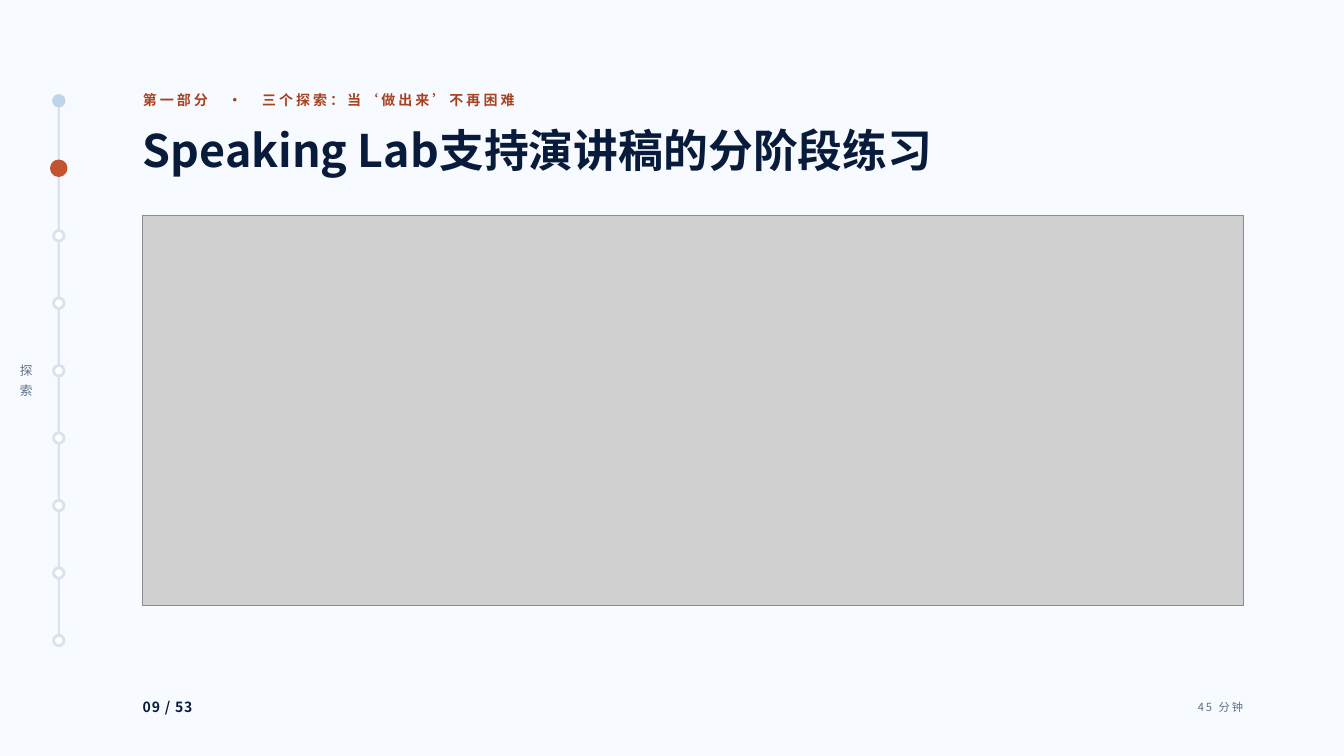
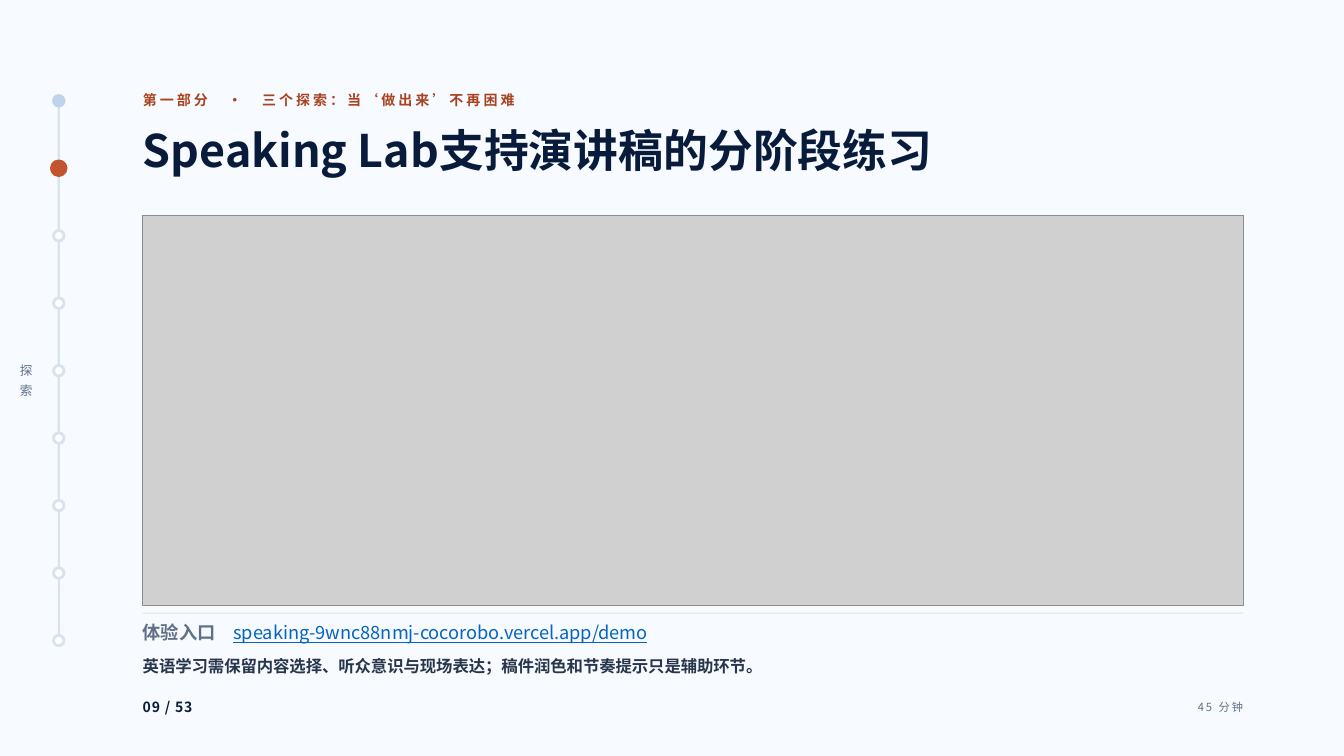
Before and after one commit to tonyxinvip/slides, a slide deck: slide 9 of student-ai-cognitive-division-2026/downloads/student-ai-cognitive-division-2026.pptx. Drawn at 1344x756 pixels with LibreOffice and Linux fonts; fonts in the diff are those of the drawing; grey boxes stand for pictures. Boxes give left, top, right and bottom in pixels: in the first picture for what was removed or moved away, otherwise in the second. Text is boxed around its words. In the diff, an @@ line names an element or a change of style, - is before the commit and + after.

```diff
--- a/student-ai-cognitive-division-2026/downloads/student-ai-cognitive-division-2026.pptx
+++ b/student-ai-cognitive-division-2026/downloads/student-ai-cognitive-division-2026.pptx
@@ line added from (143, 613) to (1243, 613), #D9E2EF 0.75 pt @@
@@ text added at [143, 623, 647, 644], 13 pt, text #0563C1, underline @@
+体验入口 speaking-9wnc88nmj-cocorobo.vercel.app/demo
@@ text added at [143, 658, 763, 675], 11.6 pt, text #27364A, bold @@
+英语学习需保留内容选择、听众意识与现场表达；稿件润色和节奏提示只是辅助环节。
```
Also in this commit, not shown: 25 other slides changed, 57 other files.
